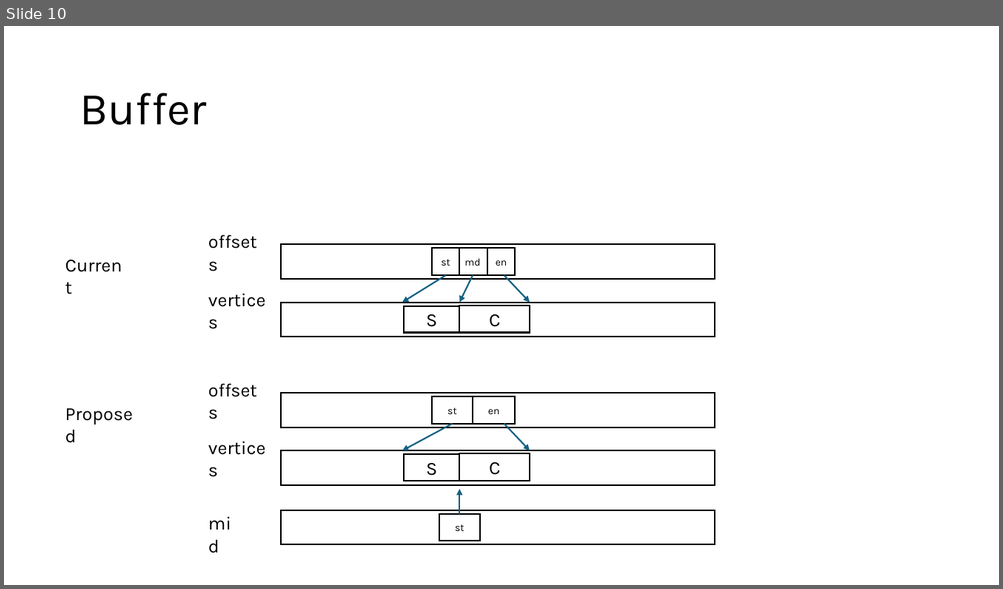
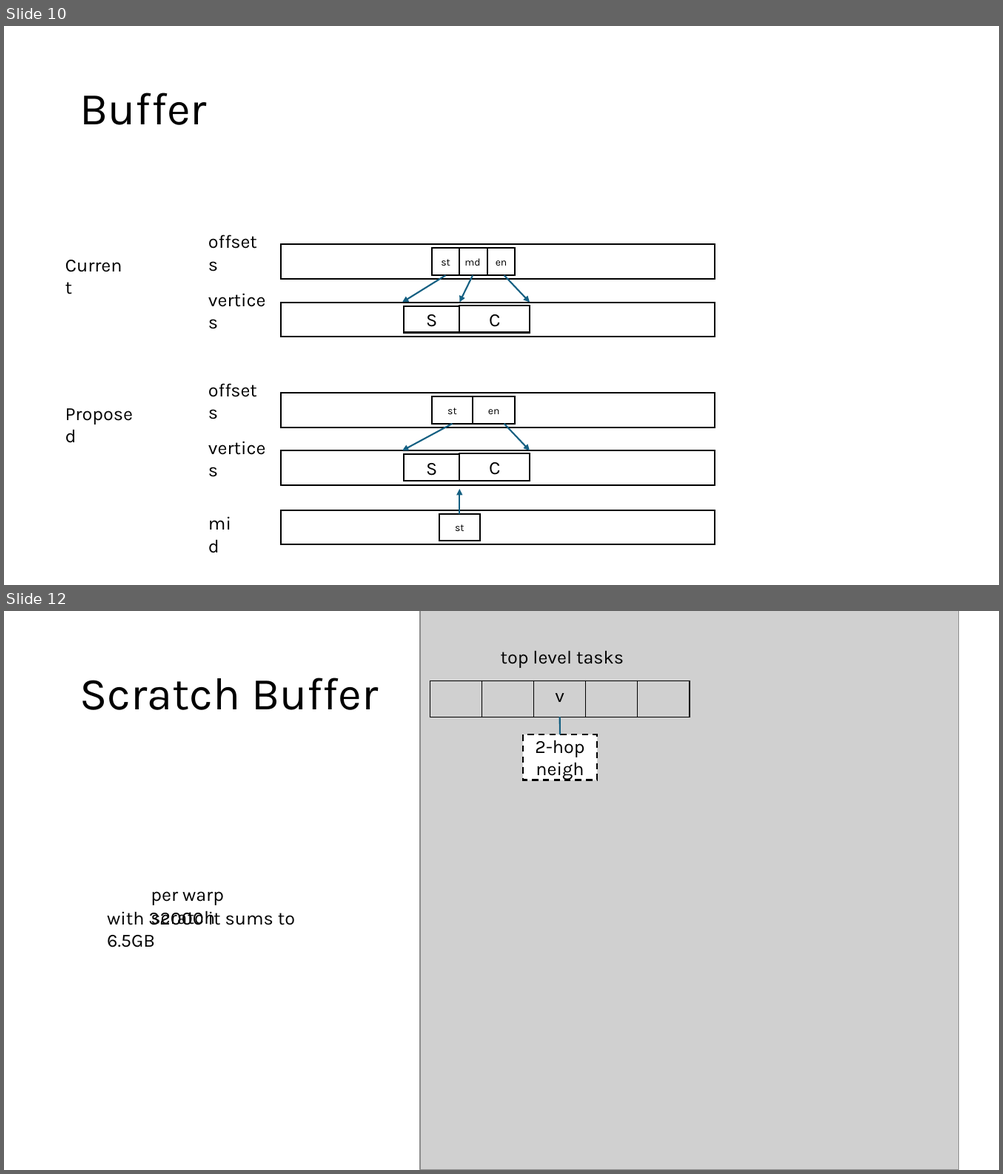
Before and after one commit to akhlaqueak/G-ThinkerCG, a slide deck: revision [Autosaved].pptx. Shown one above the other, each under a label of ours: slide 10 before the commit, slides 10 and 12 after it; the slides between them are not shown. The pictures are 1003x589 and 1003x1174 pixels, drawn with LibreOffice and Linux fonts; fonts in the diff are those of the drawing; grey boxes stand for pictures. Boxes give left, top, right and bottom in pixels: in the first picture for what was removed or moved away, otherwise in the second. Text is boxed around its words. In the diff, an @@ line names an element or a change of style, - is before the commit and + after.

```diff
--- a/revision [Autosaved].pptx
+++ b/revision [Autosaved].pptx
@@ slide 12 added at (x1=4, y1=611, x2=999, y2=1170), background #FFFFFF @@
@@ picture added at (x1=421, y1=611, x2=959, y2=1170) @@
@@ text added at (x1=501, y1=651, x2=623, y2=668), 18 pt, text #000000 @@
+top level tasks
@@ title added at (x1=79, y1=678, x2=378, y2=710), 44 pt, text #000000 @@
+Scratch Buffer
@@ table added at (x1=430, y1=681, x2=691, y2=717), 1 rows, 5 columns @@
+ |  | v |  | 
@@ line added from (560, 717) to (560, 735), #156082 1.5 pt @@
@@ rectangle added at (x1=523, y1=735, x2=597, y2=780), fill #FFFFFF, outline #000000 1.5 pt dashed, 18 pt, text #000000 @@
+2-hop neigh
@@ text added at (x1=151, y1=891, x2=224, y2=925), 18 pt, text #000000 @@
+per warp scratch
@@ text added at (x1=107, y1=911, x2=295, y2=948), 18 pt, text #000000 @@
+with 32000 it sums to 6.5GB
```
Also in this commit, not shown: 3 other slides added, 21 other files.
